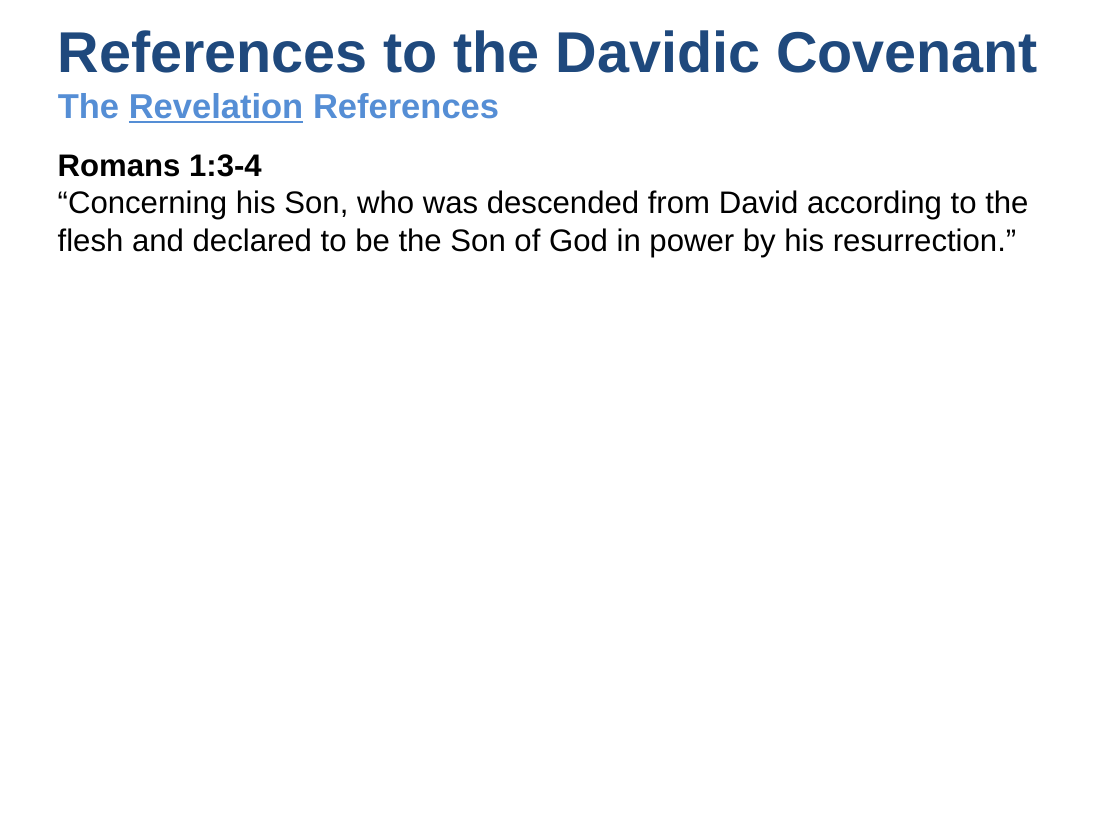
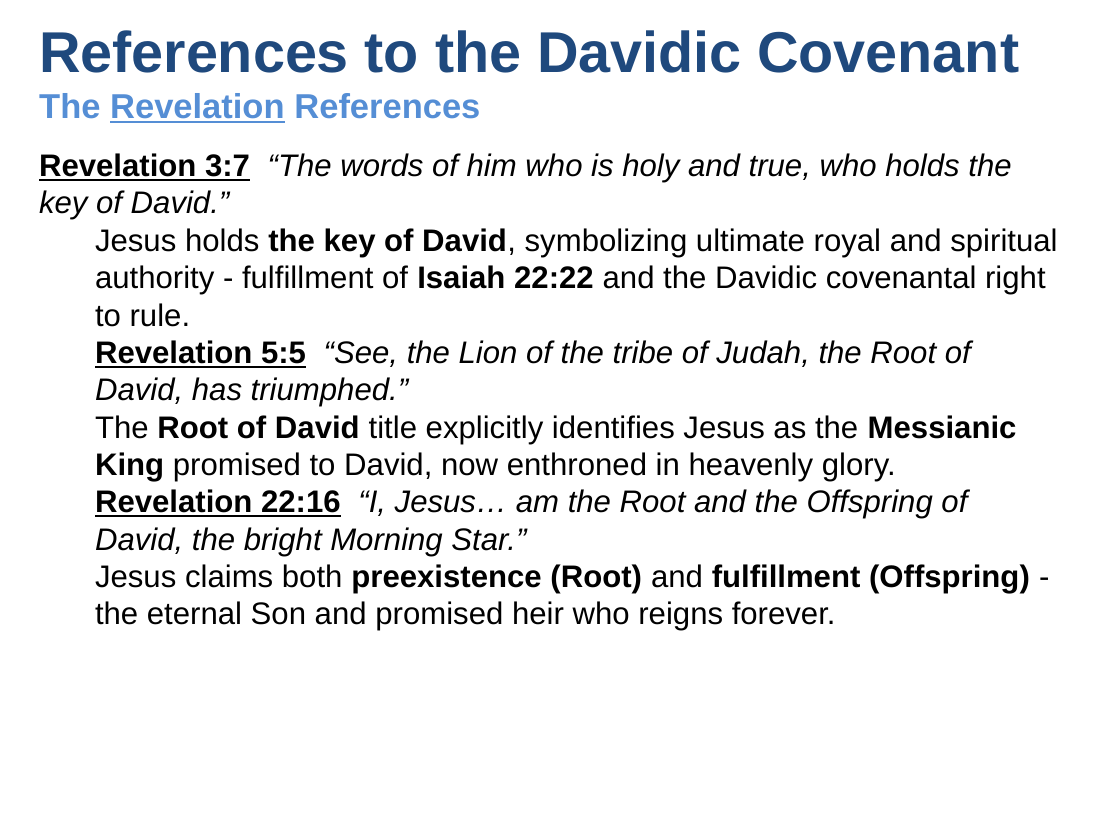
Before and after one commit to UsefulEngines/EvangelismPublic, a slide deck: slide 10 of 2025-Q4/Promises4/2025-10-26-Promises4.pptx. Drawn at 1120x840 pixels with LibreOffice and Linux fonts; fonts in the diff are those of the drawing. Boxes give left, top, right and bottom in pixels: in the first picture for what was removed or moved away, otherwise in the second. Text is boxed around its words. In the diff, an @@ line names an element or a change of style, - is before the commit and + after.

```diff
--- a/2025-Q4/Promises4/2025-10-26-Promises4.pptx
+++ b/2025-Q4/Promises4/2025-10-26-Promises4.pptx
@@ text "References to the Davidic Covenant ...": place and size @@
-text "References to the Davidic Covenant ..." at box(58, 30, 1038, 123)
+text "References to the Davidic Covenant ..." at box(39, 30, 1019, 123)
@@ text at box(39, 153, 1057, 631): text changed @@
-Romans 1:3-4
-“Concerning his Son, who was descended from David according to the flesh and declared to be the Son of God in power by his resurrection.”
+Revelation 3:7 “The words of him who is holy and true, who holds the key of David.”
+  Jesus holds the key of David, symbolizing ultimate royal and spiritual authority - fulfillment of Isaiah 22:22 and the Davidic covenantal right to rule.
+Revelation 5:5 “See, the Lion of the tribe of Judah, the Root of David, has triumphed.”
+  The Root of David title explicitly identifies Jesus as the Messianic King promised to David, now enthroned in heavenly glory.
+Revelation 22:16 “I, Jesus… am the Root and the Offspring of David, the bright Morning Star.”
+  Jesus claims both preexistence (Root) and fulfillment (Offspring) - the eternal Son and promised heir who reigns forever.
```
Also in this commit, not shown: 4 other slides changed, 3 slides added, 3 slides removed.
